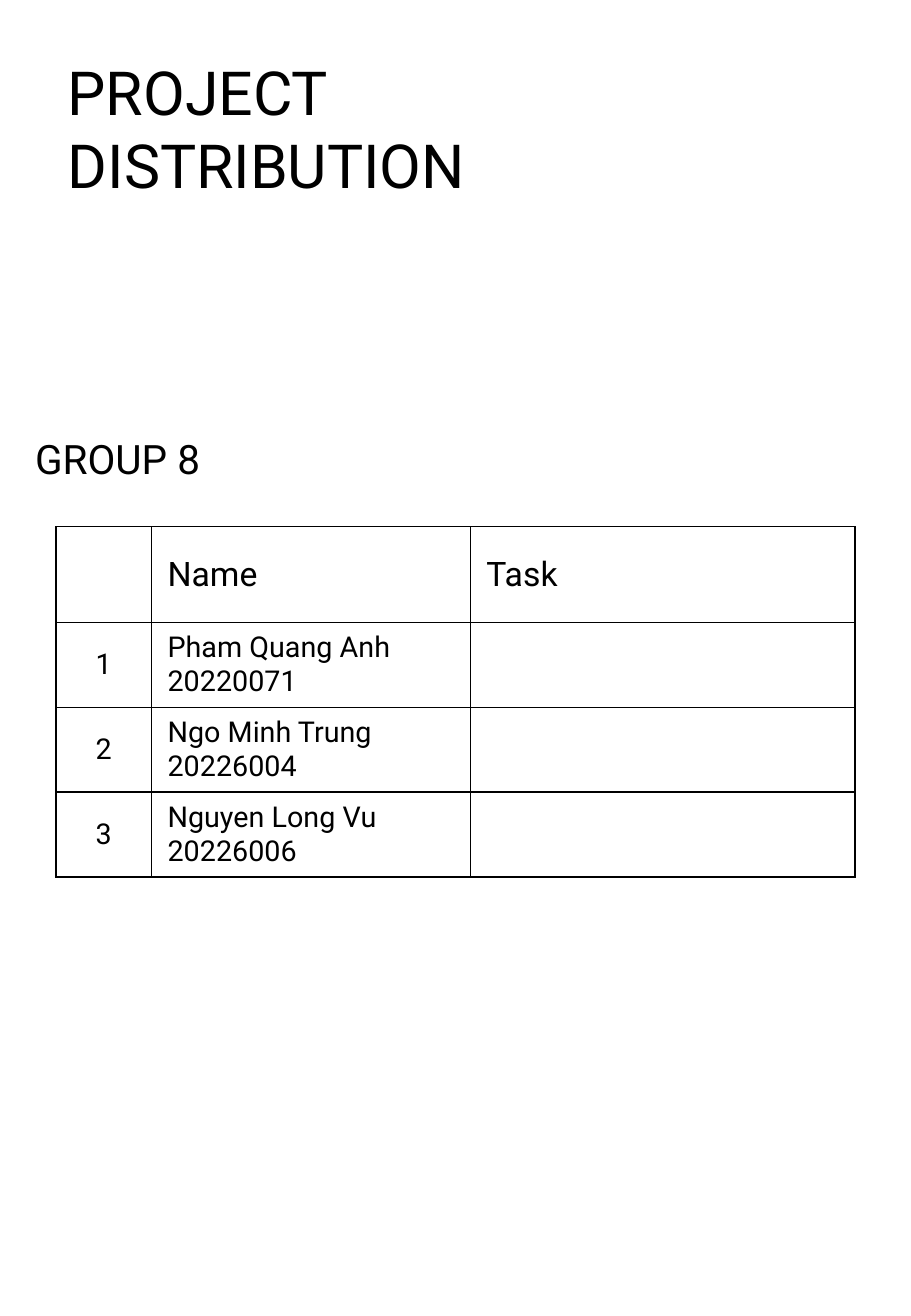
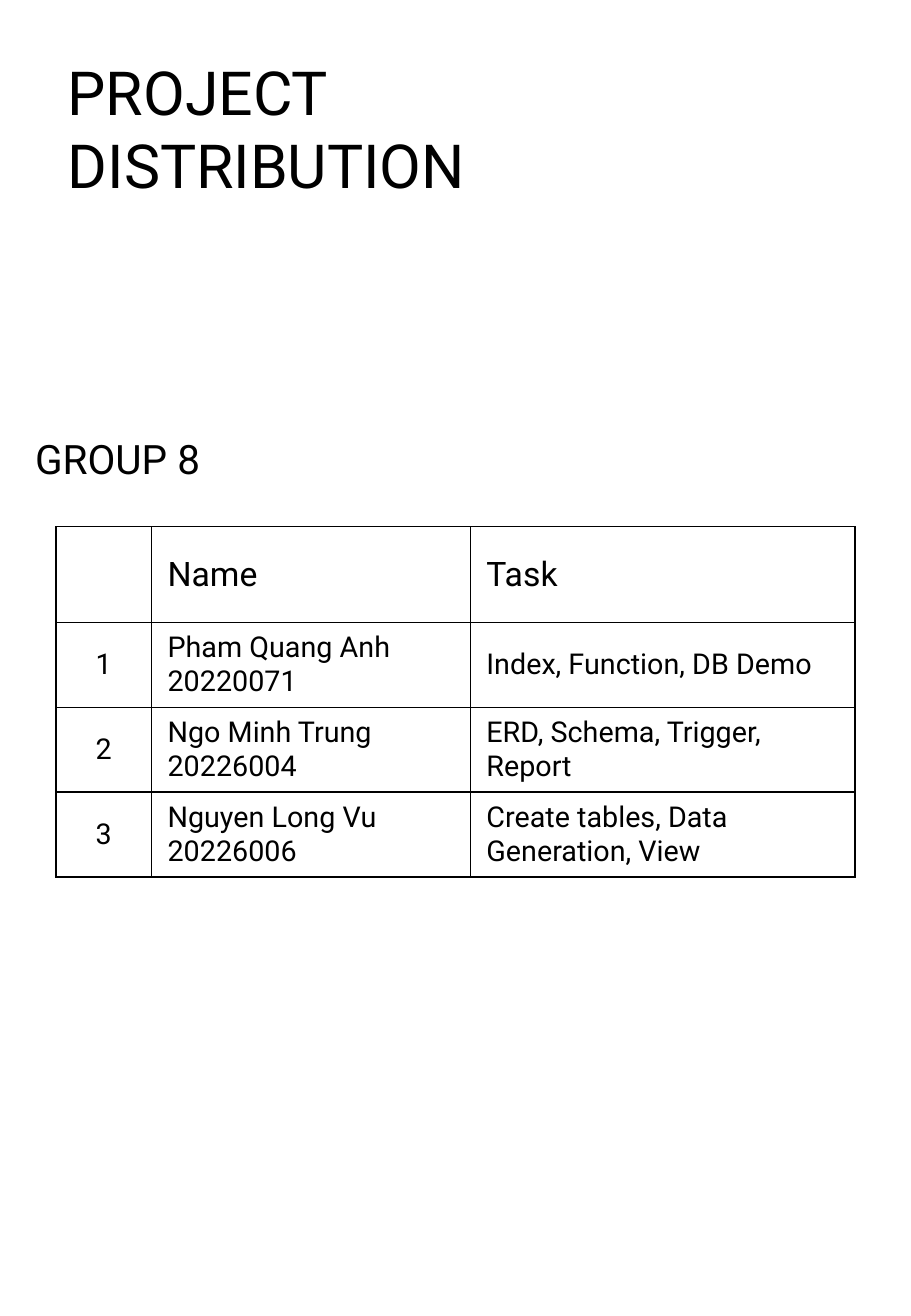
Before and after one commit to mtrung12/Movie_streaming_db, a slide deck: slide 2 of movie_stream_report.pptx. Drawn at 911x1316 pixels with LibreOffice and Linux fonts; fonts in the diff are those of the drawing. Boxes give left, top, right and bottom in pixels: in the first picture for what was removed or moved away, otherwise in the second. Text is boxed around its words. In the diff, an @@ line names an element or a change of style, - is before the commit and + after.

Commit message:
draft-report

```diff
--- a/movie_stream_report.pptx
+++ b/movie_stream_report.pptx
@@ table at bbox=[56, 527, 856, 877] @@
-row 2, column 3: 
+row 2, column 3: Index, Function, DB Demo
-row 3, column 3: 
+row 3, column 3: ERD, Schema, Trigger, Report
-row 4, column 3: 
+row 4, column 3: Create tables, Data Generation, View
```
Also in this commit, not shown: 1 other slide changed, 12 slides added, 5 slides removed.
